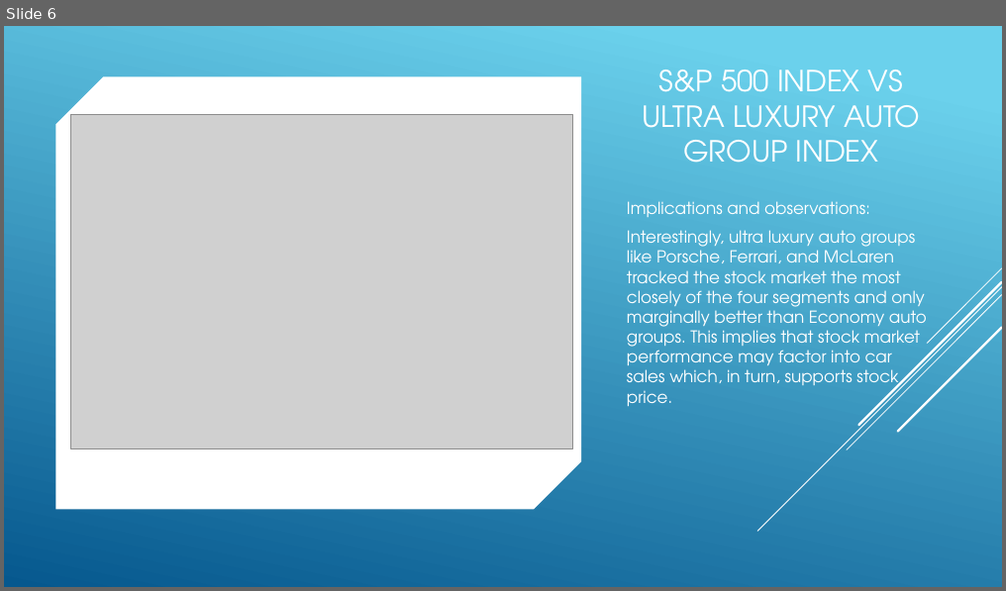
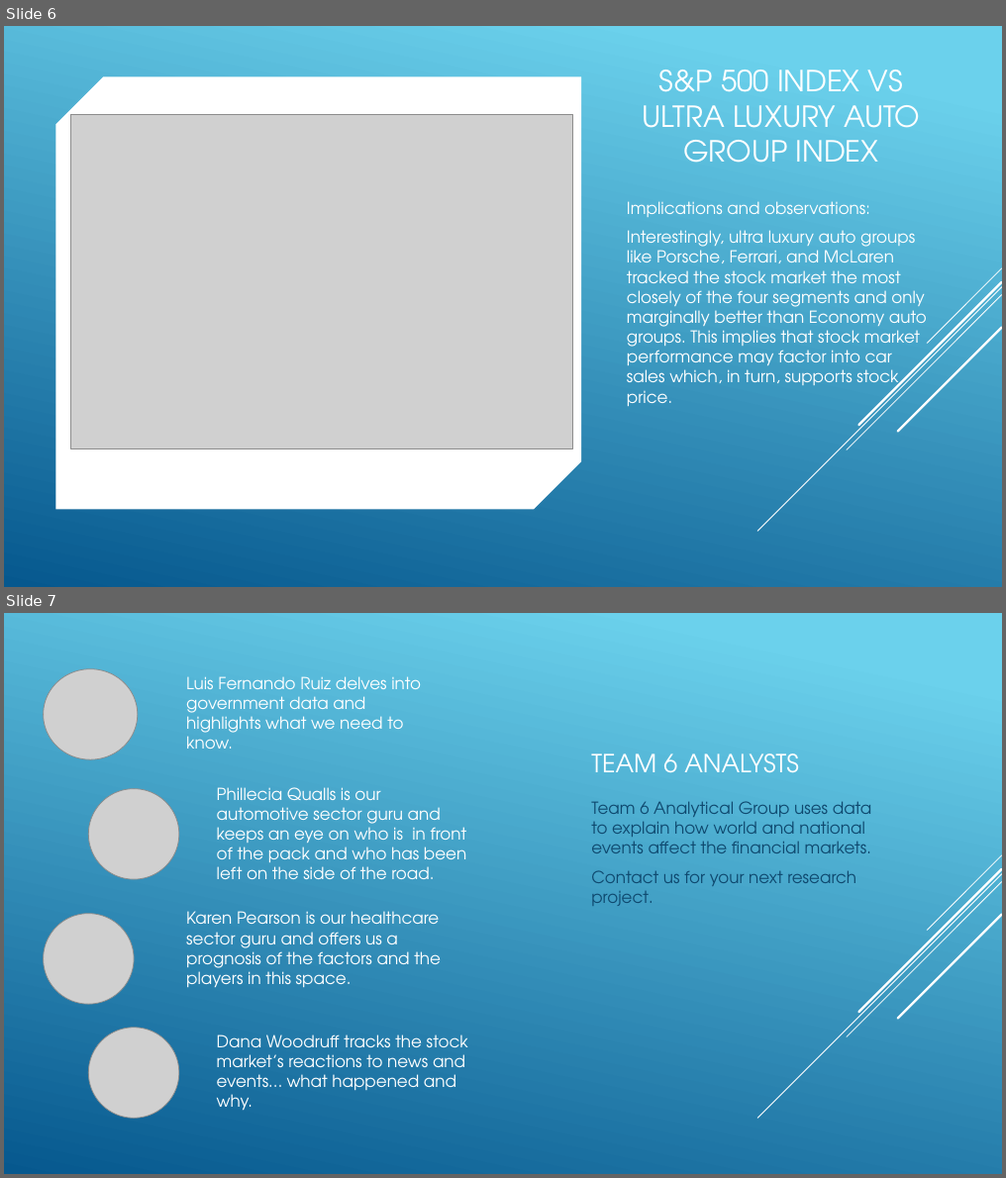
Before and after one commit to danawoodruff/Car-Sales-Analysis, a slide deck: StockPowerPointSlideMockup.pptx. Shown one above the other, each under a label of ours: slide 6 before the commit, slides 6 and 7 after it. The pictures are 1006x591 and 1006x1178 pixels, drawn with LibreOffice and Linux fonts; fonts in the diff are those of the drawing; grey boxes stand for pictures. Boxes give left, top, right and bottom in pixels: in the first picture for what was removed or moved away, otherwise in the second. Text is boxed around its words. In the diff, an @@ line names an element or a change of style, - is before the commit and + after.

Commit message:
Add team profile PowerPoint slide

```diff
--- a/StockPowerPointSlideMockup.pptx
+++ b/StockPowerPointSlideMockup.pptx
@@ slide 7 added at <box>4,613,1002,1174</box>, background gradient #6ED2EB to #06588E @@
@@ picture added at <box>43,669,138,760</box> @@
@@ text added at <box>186,676,421,749</box>, 16 pt, text #FFFFFF @@
+Luis Fernando Ruiz delves into government data and highlights what we need to know.
@@ title added at <box>591,754,799,773</box>, 24 pt, text #FFFFFF @@
+TEAM 6 ANALYSTS
@@ picture added at <box>88,789,179,879</box> @@
@@ text added at <box>217,787,467,879</box>, 16 pt, text #FFFFFF @@
+Phillecia Qualls is our automotive sector guru and keeps an eye on who is in front of the pack and who has been left on the side of the road.
@@ text added at <box>591,801,872,906</box>, 16 pt, text #0F496F @@
+Team 6 Analytical Group uses data to explain how world and national events affect the financial markets.
+Contact us for your next research project.
@@ picture added at <box>43,914,134,1004</box> @@
@@ text added at <box>186,911,441,988</box>, 16 pt, text #FFFFFF @@
+Karen Pearson is our healthcare sector guru and offers us a prognosis of the factors and the players in this space.
@@ group added at <box>757,856,1002,1118</box>: 5 lines @@
@@ picture added at <box>88,1028,179,1118</box> @@
@@ text added at <box>217,1035,468,1111</box>, 16 pt, text #FFFFFF @@
+Dana Woodruff tracks the stock market’s reactions to news and events… what happened and why.
```
Also in this commit, not shown: 2 other files.
